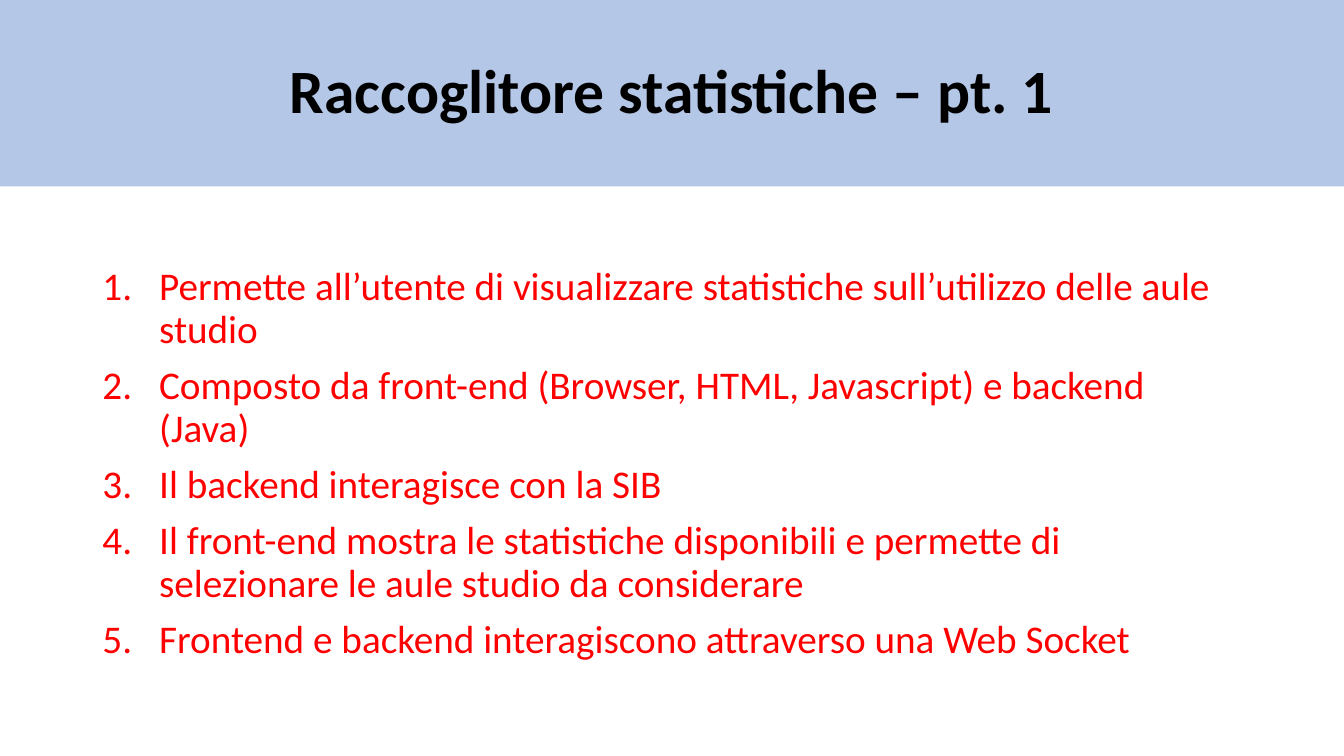
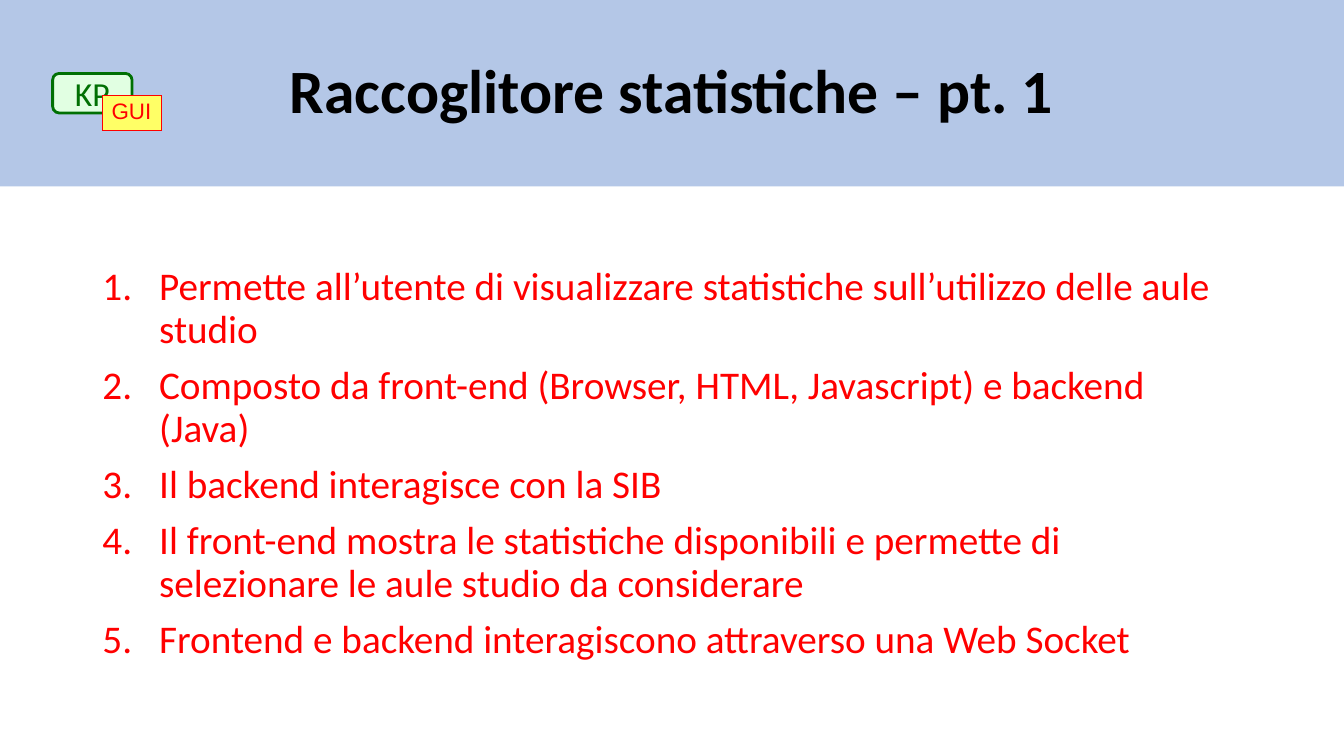
Before and after one commit to matte21/CalcM, a slide deck: slide 17 of presentazione finale.pptx. Drawn at 1344x756 pixels with LibreOffice and Linux fonts; fonts in the diff are those of the drawing. Boxes give left, top, right and bottom in pixels: in the first picture for what was removed or moved away, otherwise in the second. Text is boxed around its words. In the diff, an @@ line names an element or a change of style, - is before the commit and + after.

Commit message:
presentazione

```diff
--- a/presentazione finale.pptx
+++ b/presentazione finale.pptx
@@ rounded rectangle added at [52, 74, 132, 113], fill #E1FFE2, outline #007003 2 pt, 24 pt, text #007003 @@
+KP
@@ rectangle added at [103, 96, 162, 131], fill #FFFF66, outline #FF0000 0.75 pt, 16 pt, text #FF0000 @@
+GUI
```
Also in this commit, not shown: 8 other slides changed.
